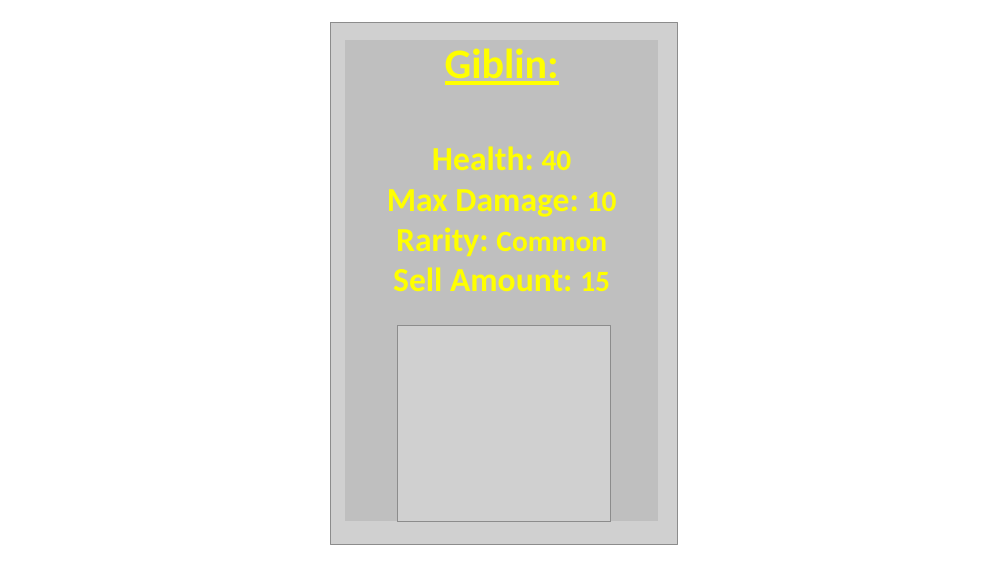
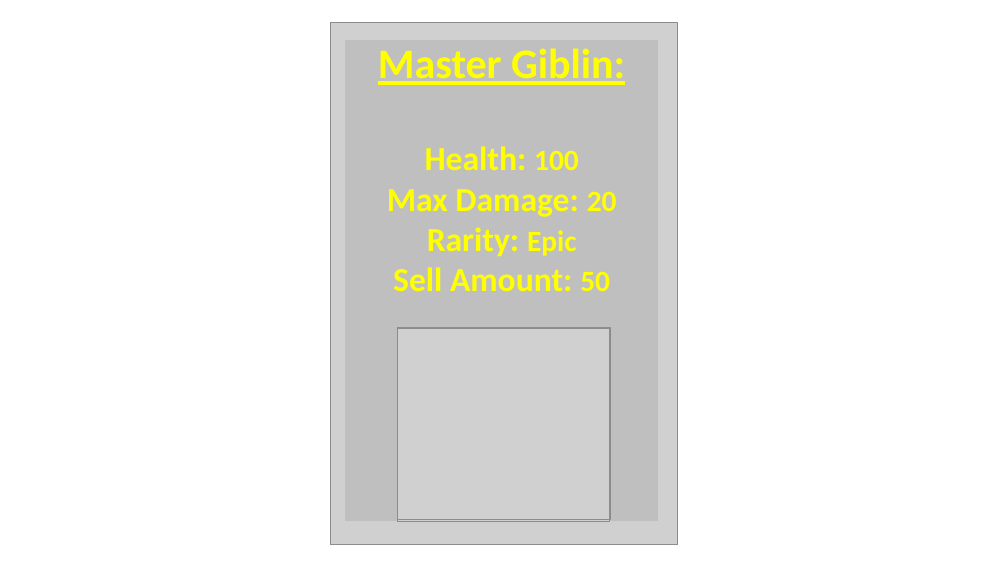
Before and after one commit to jsprww/Hydra-RPG, a slide deck: slide 1 of Wiki/Templates/enemieInfoTabTemplate.odp. Drawn at 1008x567 pixels with LibreOffice and Linux fonts; fonts in the diff are those of the drawing; grey boxes stand for pictures. Boxes give left, top, right and bottom in pixels: in the first picture for what was removed or moved away, otherwise in the second. Text is boxed around its words. In the diff, an @@ line names an element or a change of style, - is before the commit and + after.

```diff
--- a/Wiki/Templates/enemieInfoTabTemplate.odp
+++ b/Wiki/Templates/enemieInfoTabTemplate.odp
@@ text at bbox=[378, 48, 625, 292]: text changed @@
-Giblin:
-Health: 40
-Max Damage: 10
-Rarity: Common
-Sell Amount: 15
+Master Giblin:
+Health: 100
+Max Damage: 20
+Rarity: Epic
+Sell Amount: 50
```
Also in this commit, not shown: 19 other files.
